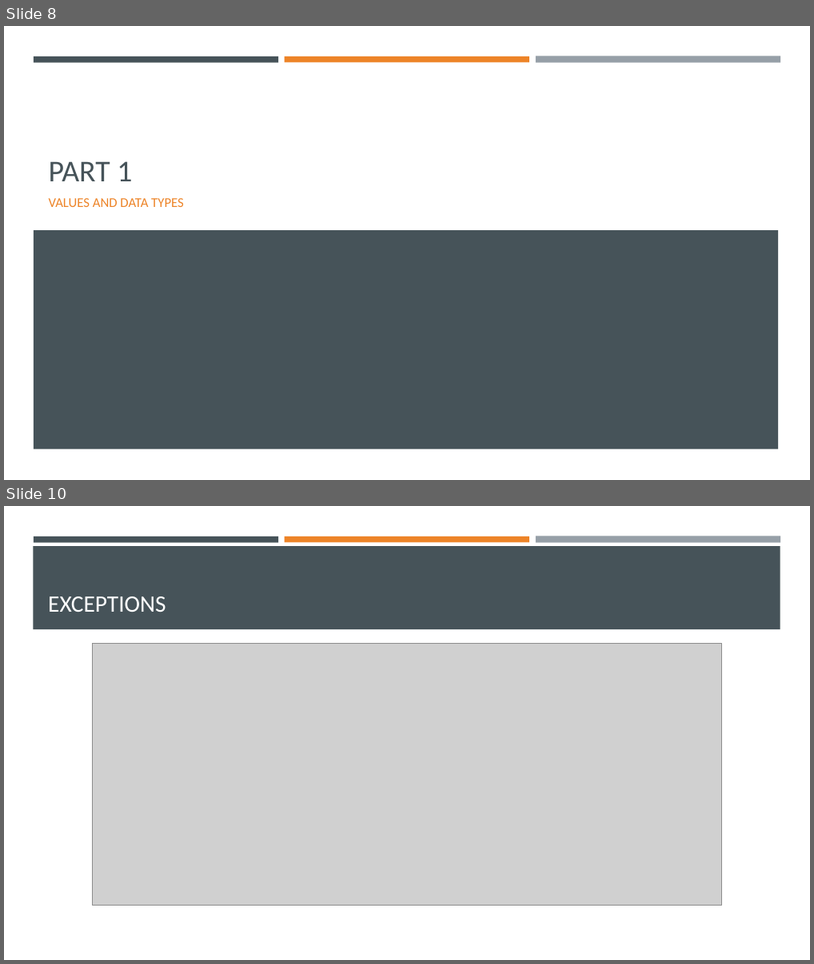
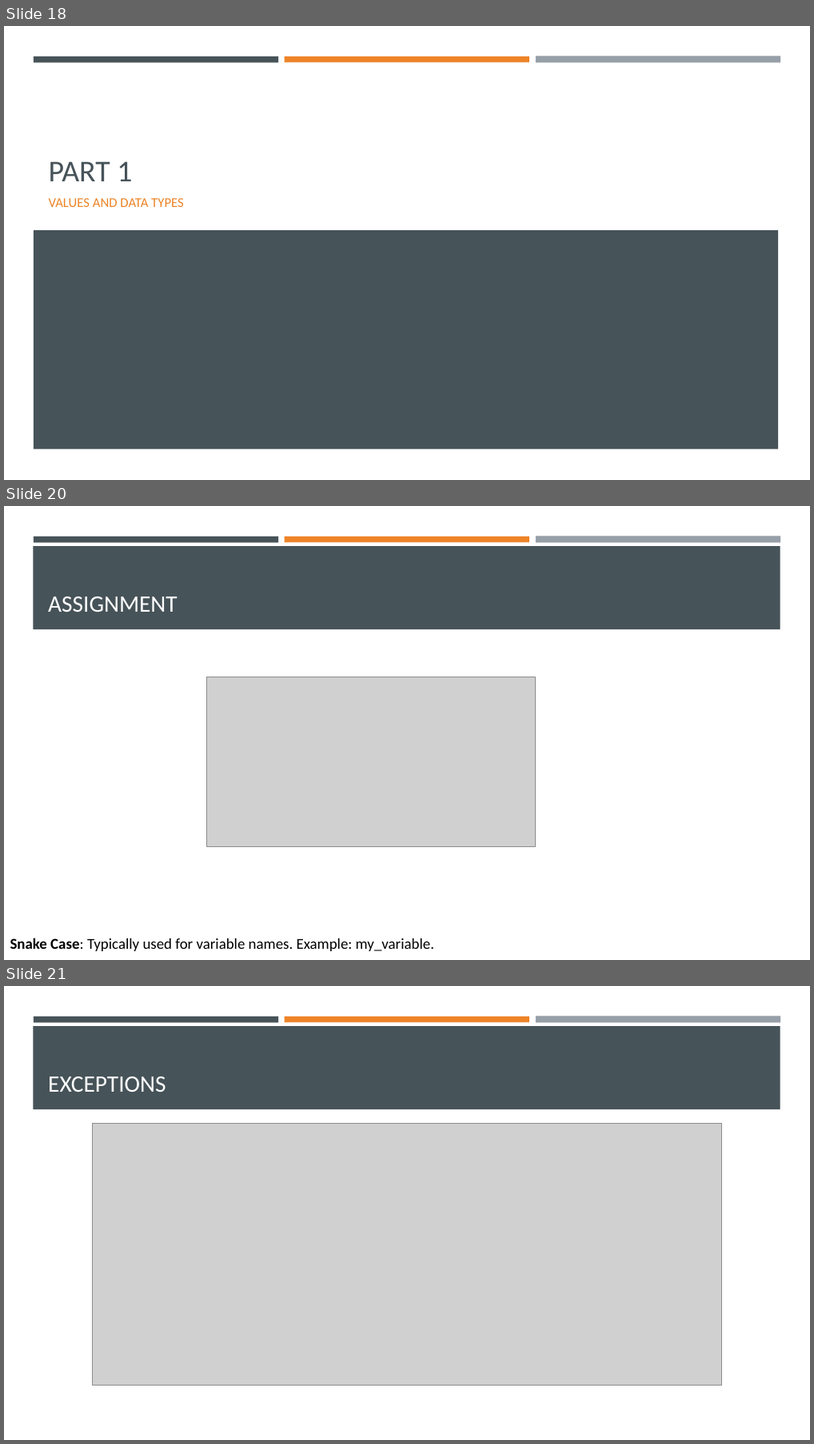
Before and after one commit to Ghost0396/iot, a slide deck: python/Python 3.pptx. Shown one above the other, each under a label of ours: slides 8 and 10 before the commit, slides 18, 20 and 21 after it; the slides between them are not shown. The pictures are 814x964 and 814x1444 pixels, drawn with LibreOffice and Linux fonts; fonts in the diff are those of the drawing; grey boxes stand for pictures. Boxes give left, top, right and bottom in pixels: in the first picture for what was removed or moved away, otherwise in the second. Text is boxed around its words. In the diff, an @@ line names an element or a change of style, - is before the commit and + after.

```diff
--- a/python/Python 3.pptx
+++ b/python/Python 3.pptx
@@ slide 20 added at <box>4,506,810,960</box>, background #FFFFFF; not listed: 4 template elements that a slide beside it also shows @@
@@ title added at <box>48,596,178,612</box>, 28 pt, text #FFFFFF @@
+ASSIGNMENT
@@ picture added at <box>206,676,536,846</box> @@
@@ text added at <box>10,937,434,951</box>, 18 pt, text #000000 @@
+Snake Case: Typically used for variable names. Example: my_variable.
@@ what was slide 8 is now slide 18 @@
@@ what was slide 10 is now slide 21 @@
```
Also in this commit, not shown: 4 slides changed, 12 other slides added, 3 slides removed, 4 other files.
